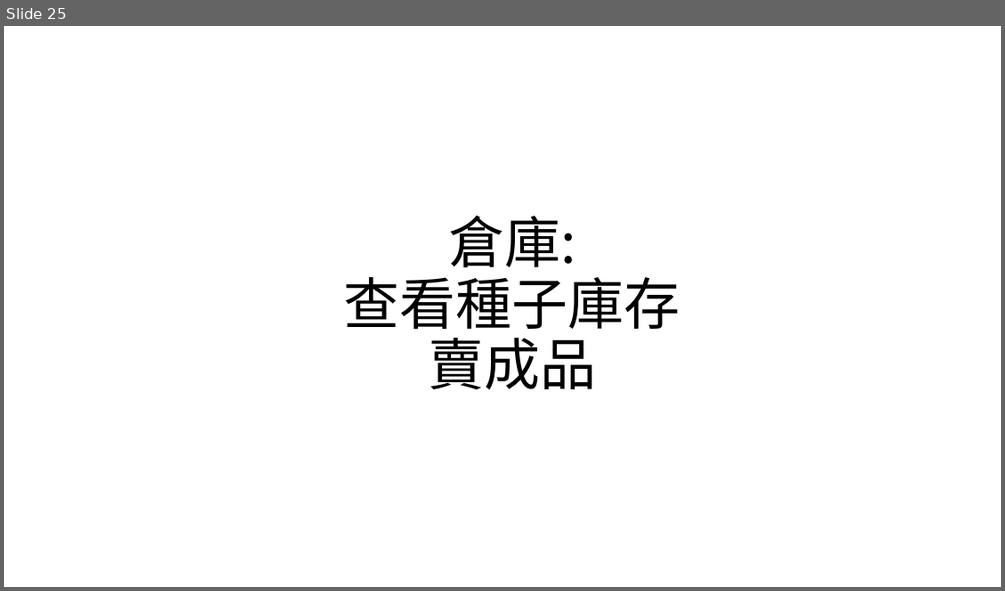
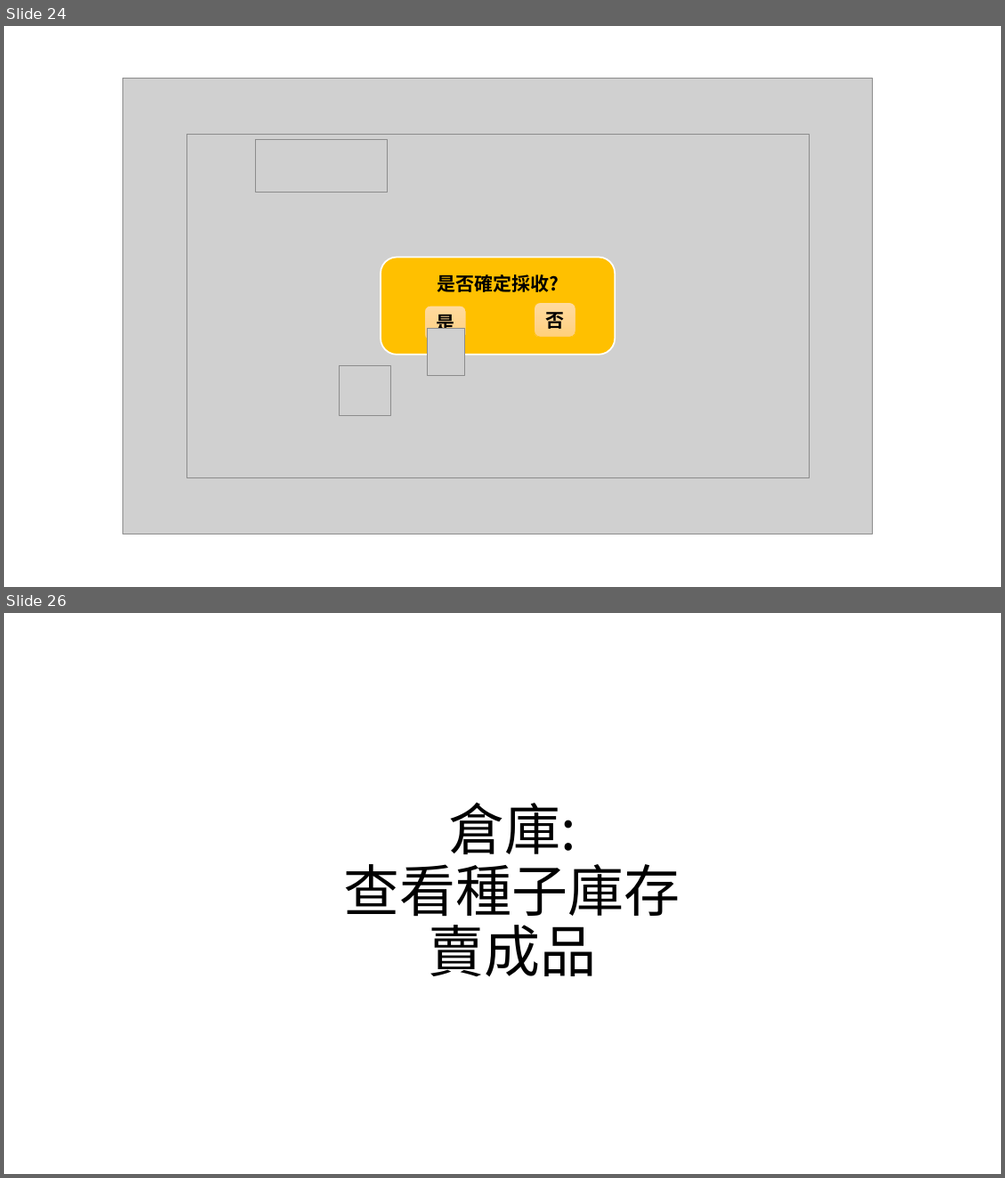
Before and after one commit to NCNU-OpenSource/1041-SE-Team3, a slide deck: report/SE_happyfarm.pptx. Shown one above the other, each under a label of ours: slide 25 before the commit, slides 24 and 26 after it; the slides between them are not shown. The pictures are 1005x591 and 1005x1178 pixels, drawn with LibreOffice and Linux fonts; fonts in the diff are those of the drawing; grey boxes stand for pictures. Boxes give left, top, right and bottom in pixels: in the first picture for what was removed or moved away, otherwise in the second. Text is boxed around its words. In the diff, an @@ line names an element or a change of style, - is before the commit and + after.

```diff
--- a/report/SE_happyfarm.pptx
+++ b/report/SE_happyfarm.pptx
@@ slide 24 added at bbox=[4, 26, 1001, 587], background #FFFFFF @@
@@ picture added at bbox=[123, 78, 873, 533] @@
@@ picture added at bbox=[187, 134, 809, 478] @@
@@ picture added at bbox=[255, 140, 387, 192] @@
@@ rounded rectangle added at bbox=[380, 257, 615, 354], fill #FFC000, outline #FFFFFF 1.5 pt, 18 pt, text #000000, bold @@
+是否確定採收?
@@ rounded rectangle added at bbox=[425, 305, 466, 340], fill gradient #FFDB9E to #FFD590 to #FFD07C, outline #FFC000 0.5 pt, 18 pt, text #000000, bold @@
+是
@@ rounded rectangle added at bbox=[534, 303, 575, 338], fill gradient #FFDB9E to #FFD590 to #FFD07C, outline #FFC000 0.5 pt, 18 pt, text #000000, bold @@
+否
@@ picture added at bbox=[428, 328, 465, 375] @@
@@ picture added at bbox=[339, 365, 390, 416] @@
@@ what was slide 25 is now slide 26 @@
```
Also in this commit, not shown: 1 slide changed, 2 other slides added, 2 slides removed.
